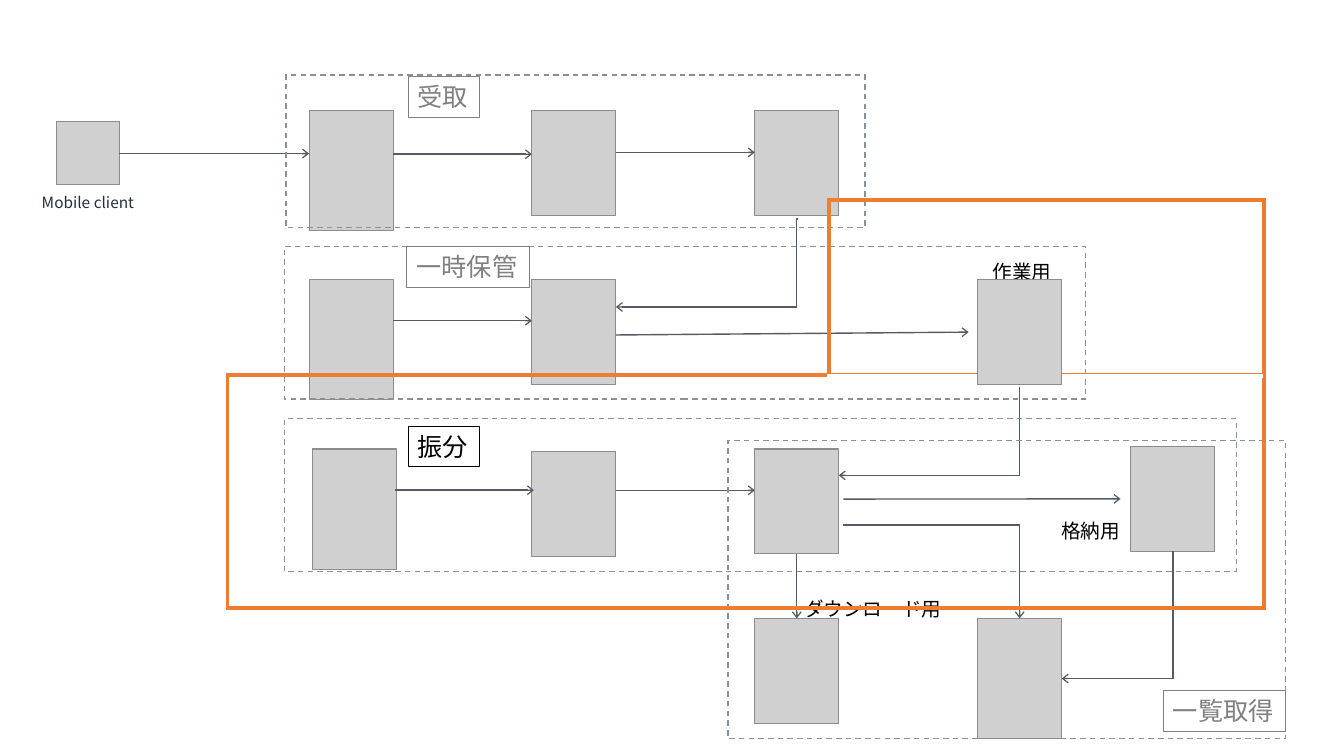
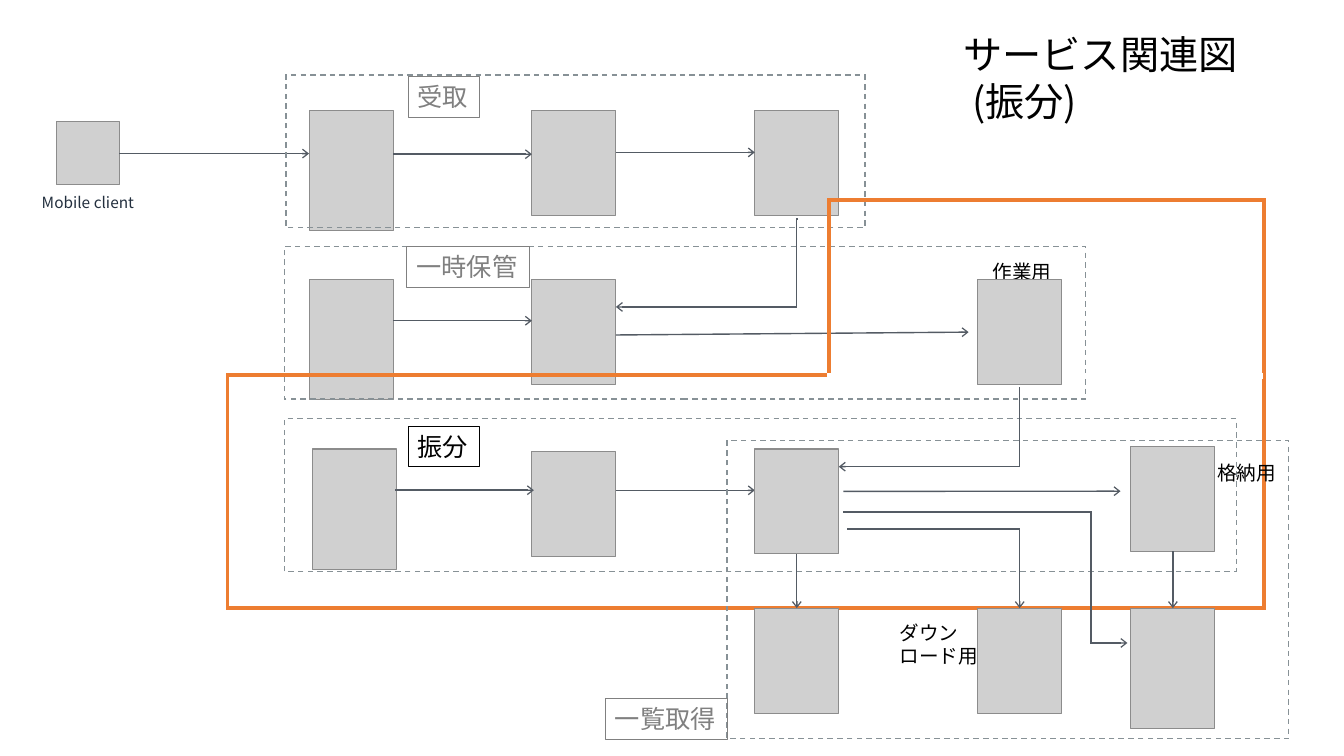
Before and after one commit to kodamashinji/task3, a slide deck: slide 11 of doc/arch.pptx (slide 9 before the commit). Drawn at 1344x756 pixels with LibreOffice and Linux fonts; fonts in the diff are those of the drawing; grey boxes stand for pictures. Boxes give left, top, right and bottom in pixels: in the first picture for what was removed or moved away, otherwise in the second. Text is boxed around its words. In the diff, an @@ line names an element or a change of style, - is before the commit and + after.

```diff
--- a/doc/arch.pptx
+++ b/doc/arch.pptx
@@ text added at <box>964,36,1238,124</box>, 28 pt, text #000000 @@
+サービス関連図
+(振分)
@@ line (828, 376) - (1263, 376): stroke #FFFFFF 2.75 pt to #FFFFFF 4.5 pt @@
@@ elbow arrow moved from (839, 476) - (1020, 387) to (839, 467) - (1020, 387) @@
@@ text "格納用" rewrapped from <box>1061,521,1120,540</box> to <box>1217,460,1276,486</box> @@
@@ arrow moved from (844, 499) - (1121, 499) to (844, 492) - (1121, 491) @@
@@ elbow arrow moved from (1062, 679) - (1174, 552) to (1127, 643) - (844, 512) @@
@@ elbow arrow moved from (1020, 619) - (844, 525) to (1020, 608) - (848, 529) @@
@@ arrow moved from (797, 555) - (797, 619) to (797, 555) - (797, 608) @@
@@ arrow added from (1174, 552) to (1174, 608), #545B64 1 pt @@
@@ picture added at <box>755,608,839,713</box> @@
@@ text at <box>899,623,977,665</box>: text changed @@
-ダウンロード用
+ダウン
+ロード用
@@ picture: place and size @@
-picture at <box>755,619,839,724</box>
+picture at <box>978,608,1062,713</box>
@@ picture: place and size @@
-picture at <box>978,619,1062,739</box>
+picture at <box>1131,608,1215,728</box>
@@ rectangle "一覧取得": place and size @@
-rectangle "一覧取得" at <box>1164,691,1286,731</box>
+rectangle "一覧取得" at <box>605,699,727,739</box>
```
Also in this commit, not shown: 8 other slides changed, 4 slides added, 1 other file.
